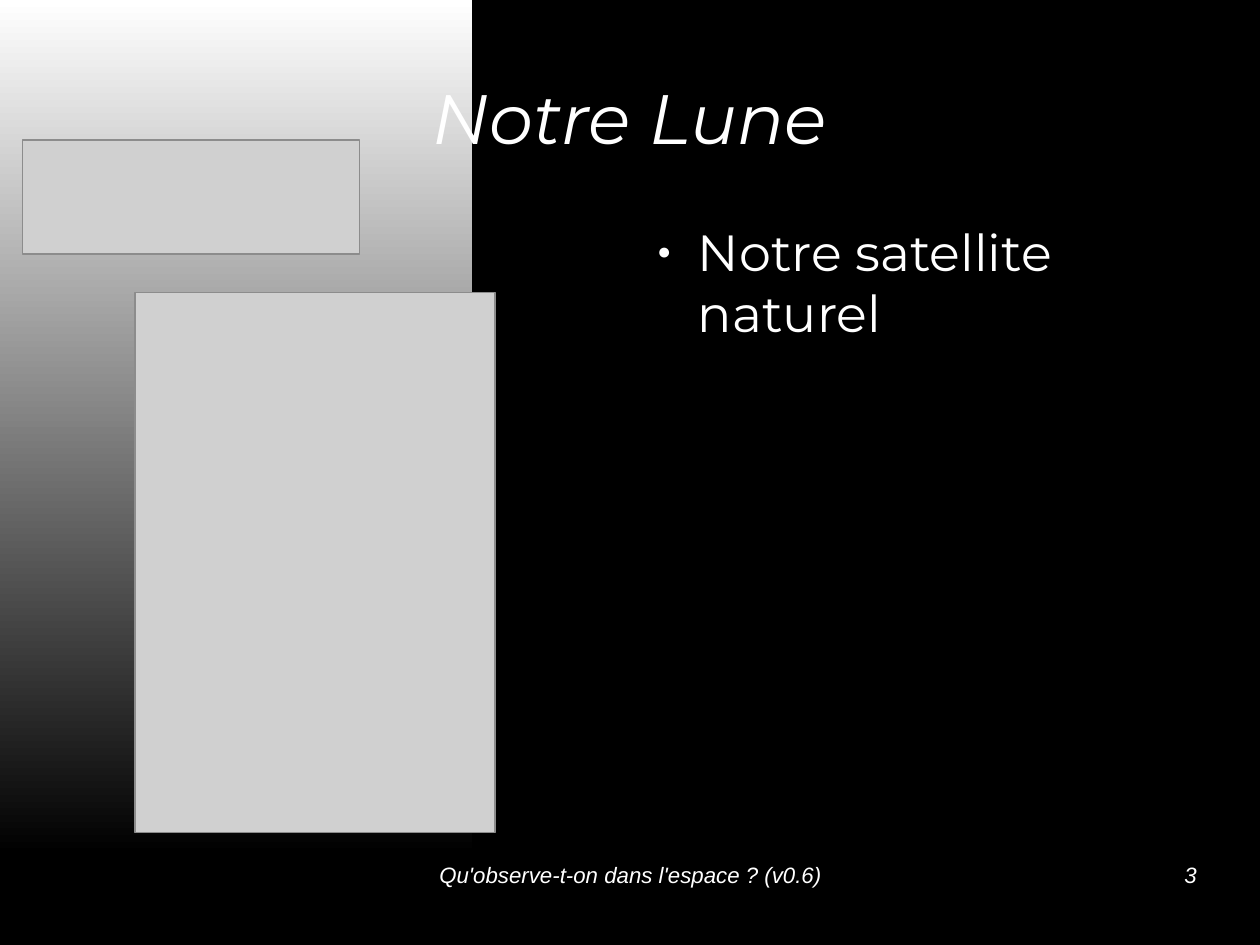
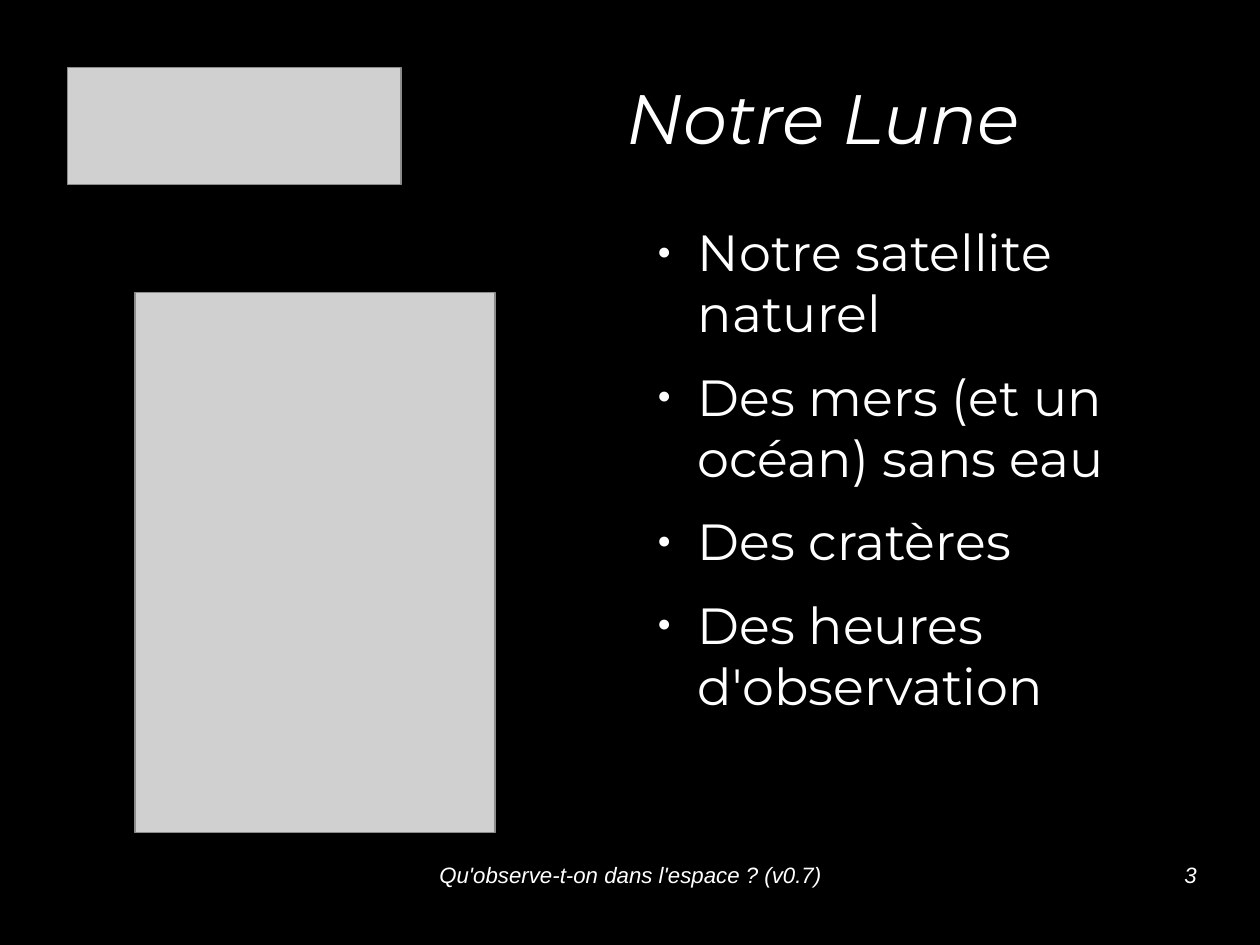
Before and after one commit to jcarnu/qf-astro, a slide deck: slide 3 of Ressources/Presentations/Qu_observe-t-on_dans_l_espace.odp. Drawn at 1260x945 pixels with LibreOffice and Linux fonts; fonts in the diff are those of the drawing; grey boxes stand for pictures; background and template pictures are left out. Boxes give left, top, right and bottom in pixels: in the first picture for what was removed or moved away, otherwise in the second. Text is boxed around its words. In the diff, an @@ line names an element or a change of style, - is before the commit and + after.

```diff
--- a/Ressources/Presentations/Qu_observe-t-on_dans_l_espace.odp
+++ b/Ressources/Presentations/Qu_observe-t-on_dans_l_espace.odp
@@ rectangle removed at bbox=[0, 0, 472, 855] @@
@@ title "Notre Lune" rewrapped from bbox=[433, 76, 826, 160] to bbox=[626, 95, 1020, 145] @@
@@ picture: place and size @@
-picture at bbox=[23, 141, 360, 255]
+picture at bbox=[67, 67, 401, 185]
@@ text at bbox=[698, 378, 1104, 706]: paragraphs added @@
+● Des mers (et un océan) sans eau
+● Des cratères
+● Des heures d'observation
@@ text at bbox=[439, 867, 821, 888]: text changed @@
-Qu'observe-t-on dans l'espace ? (v0.6)
+Qu'observe-t-on dans l'espace ? (v0.7)
```
Also in this commit, not shown: 14 other slides changed, 1 slide removed, 5 other files.
